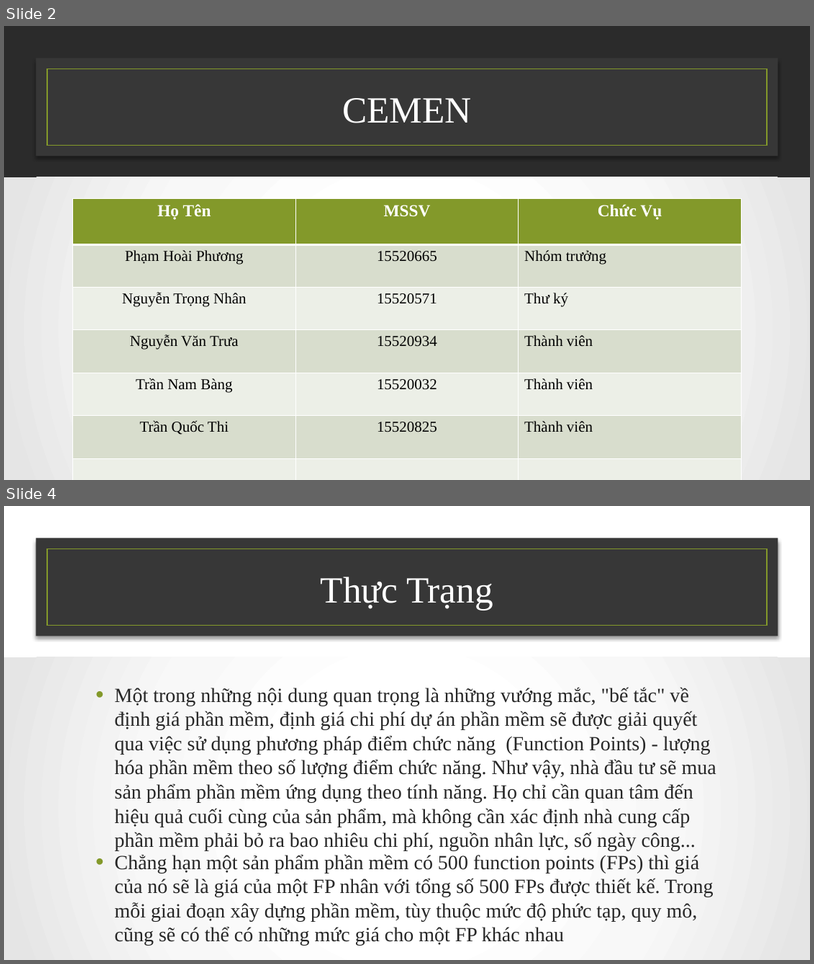
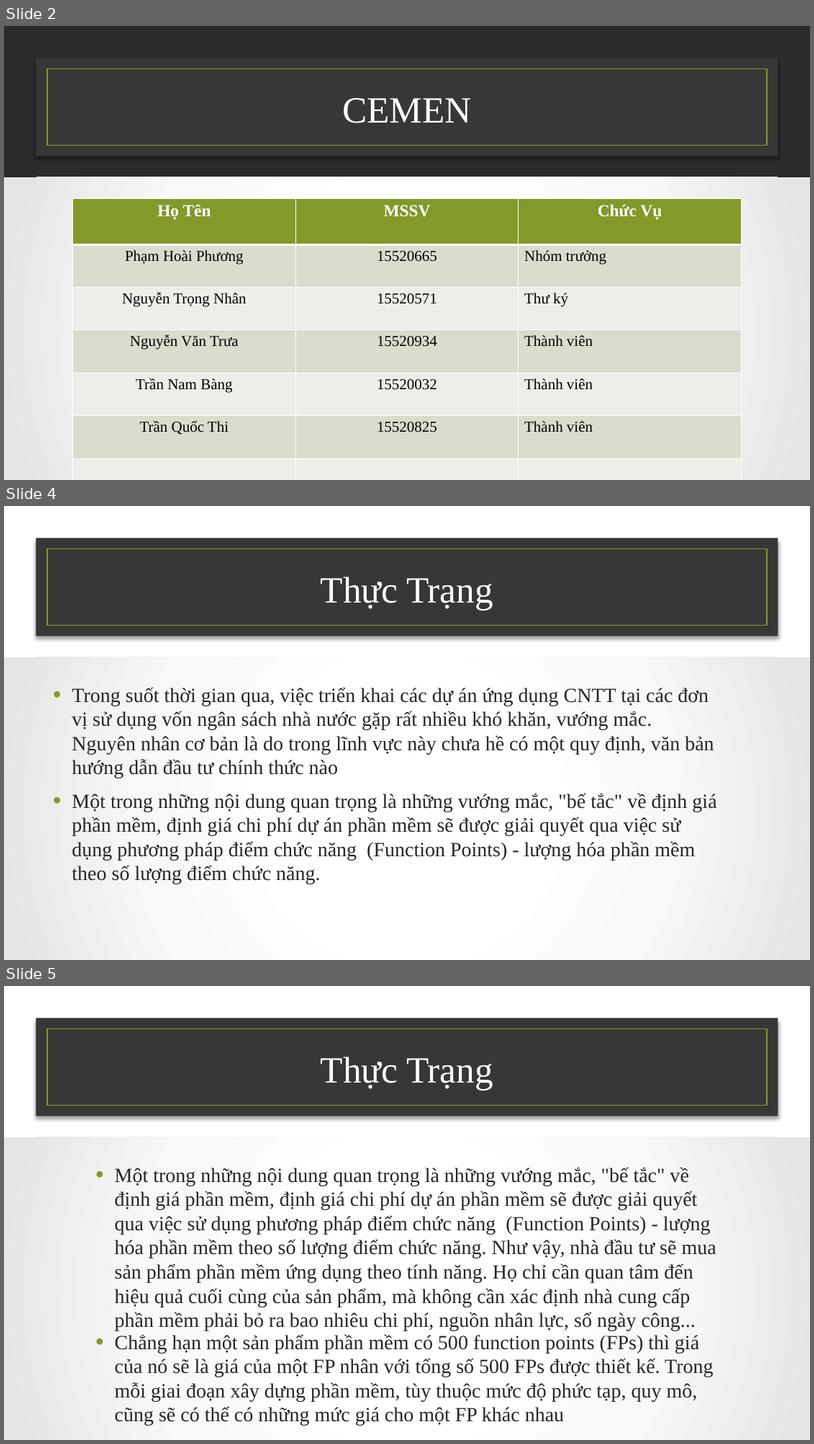
Before and after one commit to NamBang/CEMEM, a slide deck: Funciton-Point .pptx. Shown one above the other, each under a label of ours: slides 2 and 4 before the commit, slides 2, 4 and 5 after it; the slides between them are not shown. The pictures are 814x964 and 814x1444 pixels, drawn with LibreOffice and Linux fonts; fonts in the diff are those of the drawing; background and template pictures are left out; a plain dark background stands for a picture behind light text. Boxes give left, top, right and bottom in pixels: in the first picture for what was removed or moved away, otherwise in the second. Text is boxed around its words. In the diff, an @@ line names an element or a change of style, - is before the commit and + after.

Commit message:
update Function Point

```diff
--- a/Funciton-Point .pptx
+++ b/Funciton-Point .pptx
@@ slide 4 added at <box>4,506,810,960</box>, background picture (left out) @@
@@ rectangle added at <box>36,538,778,636</box>, fill #373737 @@
@@ rectangle added at <box>47,549,767,626</box>, outline #83992A 1.25 pt @@
@@ title added at <box>321,577,494,610</box>, 44 pt, text #FFFFFF @@
+Thực Trạng
@@ rectangle added at <box>4,657,810,960</box>, fill gradient #FFFFFF to #F8F8F8 to #E5E5E5 @@
@@ text added at <box>72,687,717,884</box>, 24 pt, text #262626 @@
+• Trong suốt thời gian qua, việc triển khai các dự án ứng dụng CNTT tại các đơn vị sử dụng vốn ngân sách nhà nước gặp rất nhiều khó khăn, vướng mắc. Nguyên nhân cơ bản là do trong lĩnh vực này chưa hề có một quy định, văn bản hướng dẫn đầu tư chính thức nào
+• Một trong những nội dung quan trọng là những vướng mắc, "bế tắc" về định giá phần mềm, định giá chi phí dự án phần mềm sẽ được giải quyết qua việc sử dụng phương pháp điểm chức năng (Function Points) - lượng hóa phần mềm theo số lượng điểm chức năng.
@@ what was slide 4 is now slide 5 @@
```
Also in this commit, not shown: 5 slides changed, 1 slide removed.
